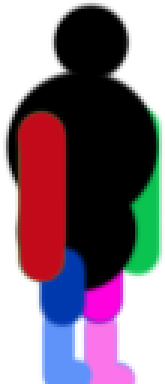
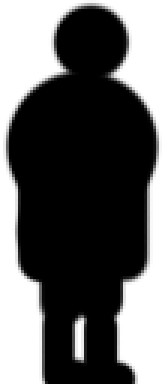
Layered file, before and after one edit (165x384). Changes by layer:
painted on "RightArm" over [15, 108, 69, 285]
painted on "RightUpperLeg" over [36, 243, 90, 330]
painted on "RightLowerLeg" over [39, 303, 96, 384]
painted on "LeftArm" over [99, 105, 165, 285]
painted on "LeftUpperLeg" over [72, 246, 126, 327]
painted on "LeftLowerLeg" over [78, 306, 138, 384]
